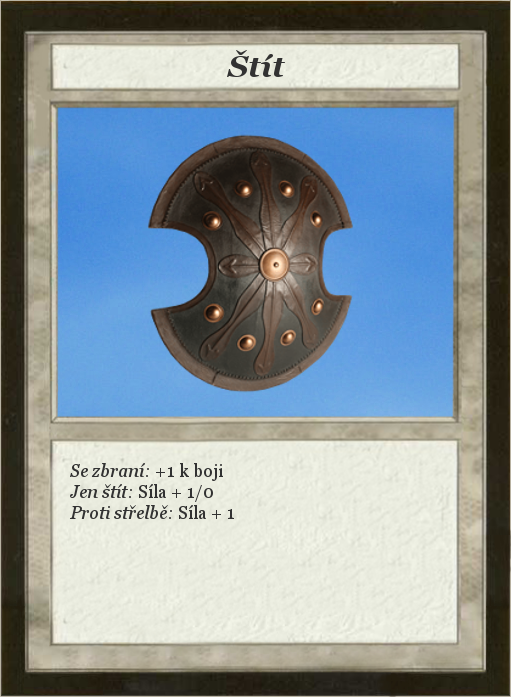
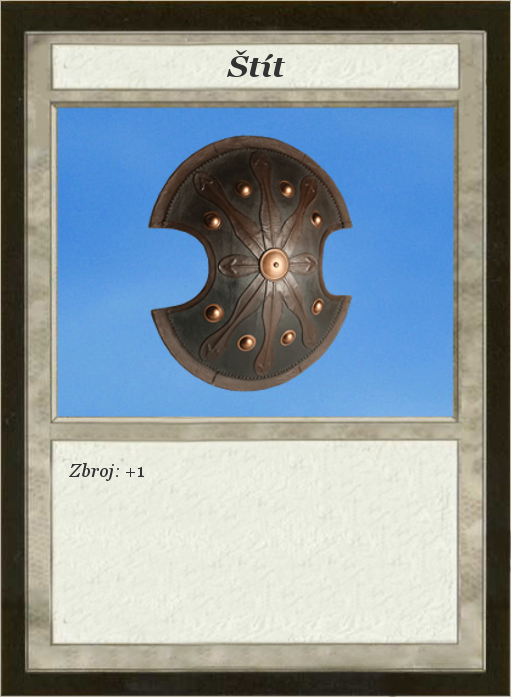
The second 511×697 image is a revision of the first. Changes to its layers:
renamed "Se zbraní: +1 k boji ..." to "Zbroj: +1", painted on it over [69, 463, 234, 519]
